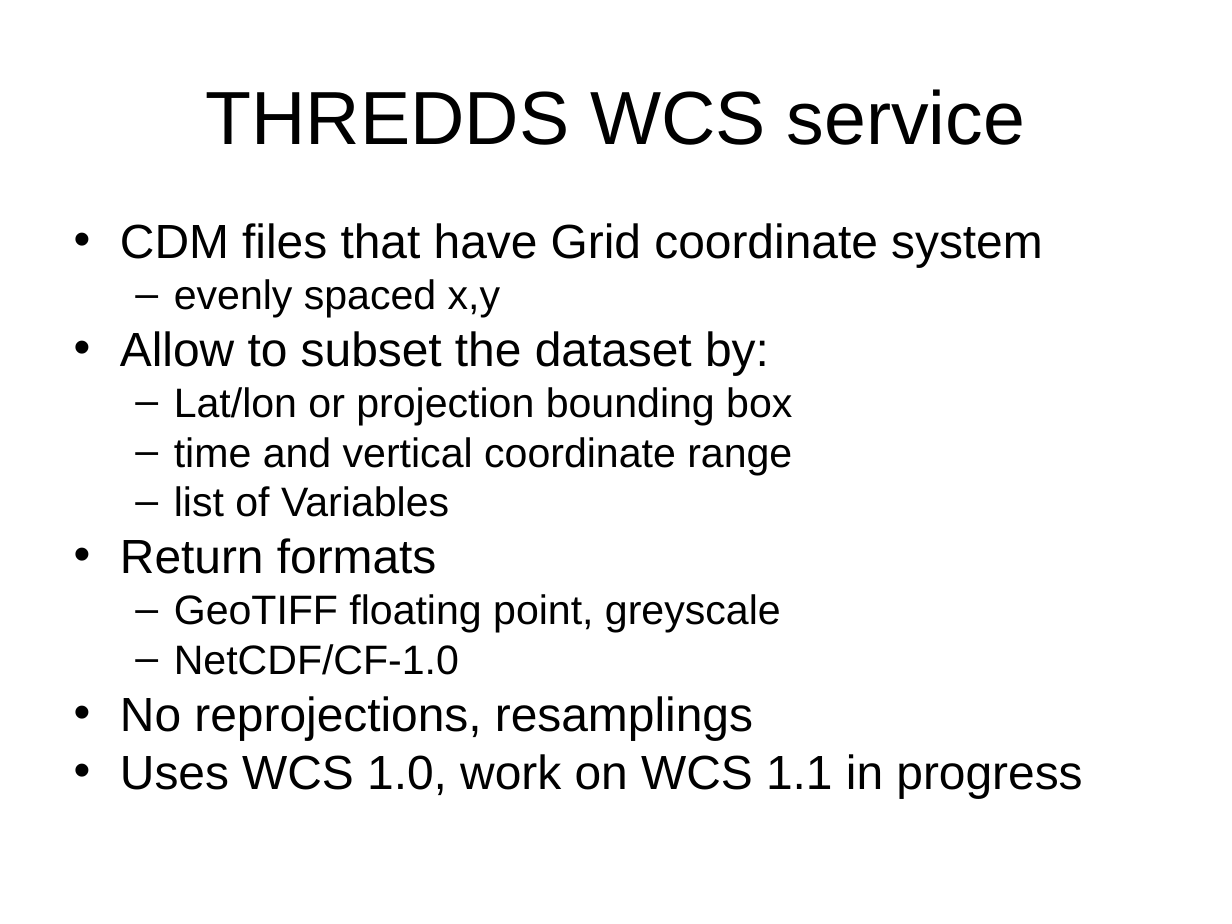
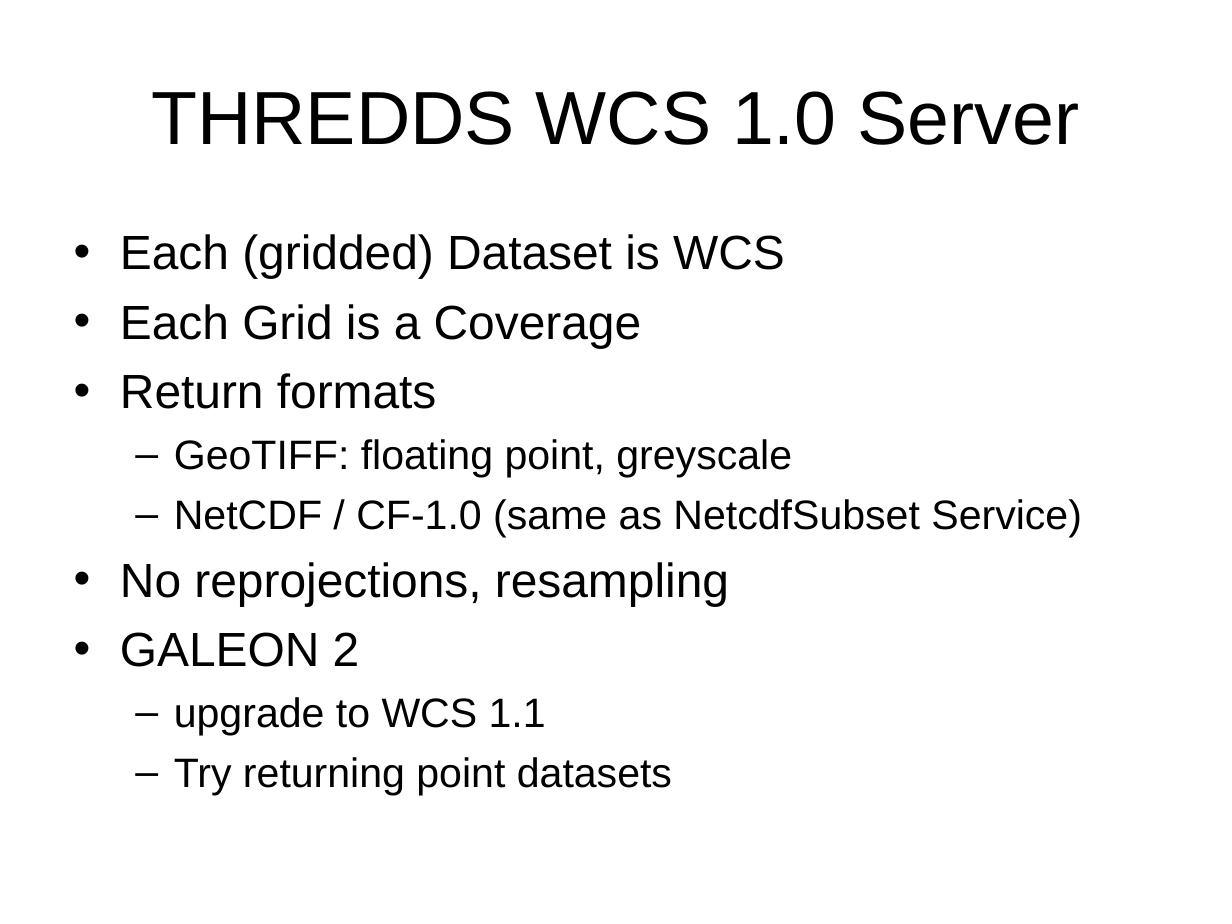
Before and after one commit to ooici-eoi/THREDDS, a slide deck: slide 15 of docs/web/thredds/tech/tutorial/TDS Data Services.ppt (slide 13 before the commit). Drawn at 1232x924 pixels with LibreOffice and Linux fonts; fonts in the diff are those of the drawing; background and template pictures are left out. Boxes give left, top, right and bottom in pixels: in the first picture for what was removed or moved away, otherwise in the second. Text is boxed around its words. In the diff, an @@ line names an element or a change of style, - is before the commit and + after.

```diff
--- a/docs/web/thredds/tech/tutorial/TDS Data Services.ppt
+++ b/docs/web/thredds/tech/tutorial/TDS Data Services.ppt
@@ title at (151,91,1079,145): text changed @@
-THREDDS WCS service
+THREDDS WCS 1.0 Server
@@ text at (120,234,785,348): text changed; size 24 to 28 pt @@
-• CDM files that have Grid coordinate system
-  – evenly spaced x,y
-• Allow to subset the dataset by:
-  – Lat/lon or projection bounding box
-  – time and vertical coordinate range
-  – list of Variables
+• Each (gridded) Dataset is WCS
+• Each Grid is a Coverage
@@ text at (120,373,437,409): line spacing 0.8 to 1 @@
@@ text at (120,439,1082,795): text changed; size 28 to 24 pt @@
-  – GeoTIFF floating point, greyscale
-  – NetCDF/CF-1.0
-• No reprojections, resamplings
-• Uses WCS 1.0, work on WCS 1.1 in progress
+  – GeoTIFF: floating point, greyscale
+  – NetCDF / CF-1.0 (same as NetcdfSubset Service)
+• No reprojections, resampling
+• GALEON 2
+  – upgrade to WCS 1.1
+  – Try returning point datasets
```
Also in this commit, not shown: 4 other slides changed, 16 slides added, 5 slides removed, 8 other files.
